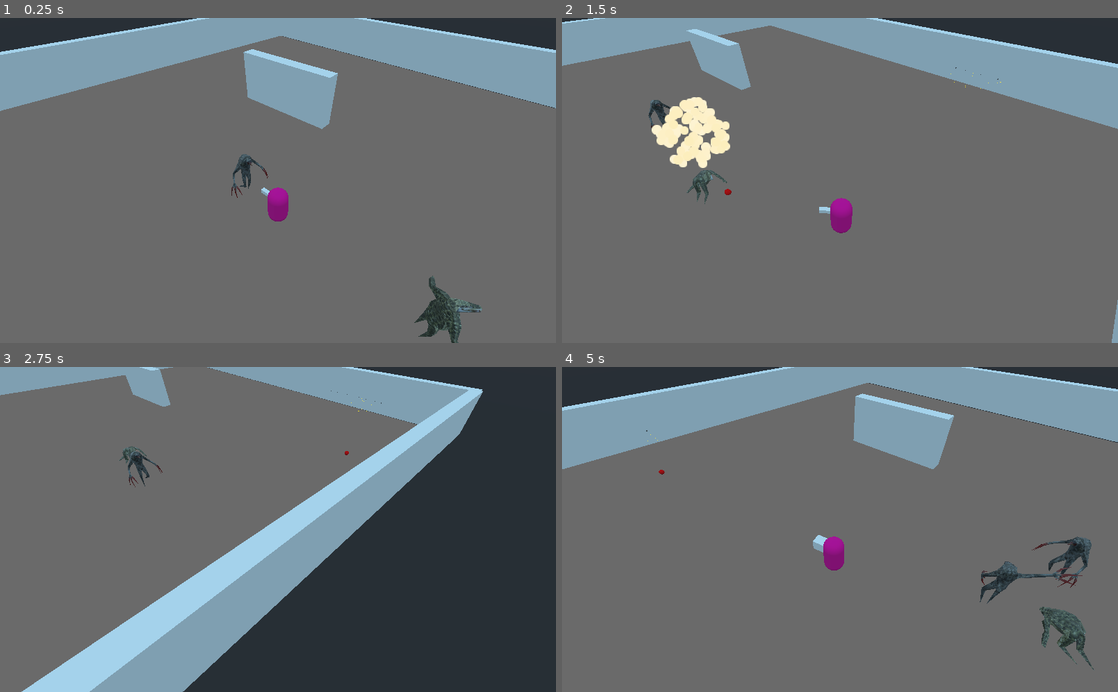
Above: before the commit, frames 1-4 (two rows, left to right).
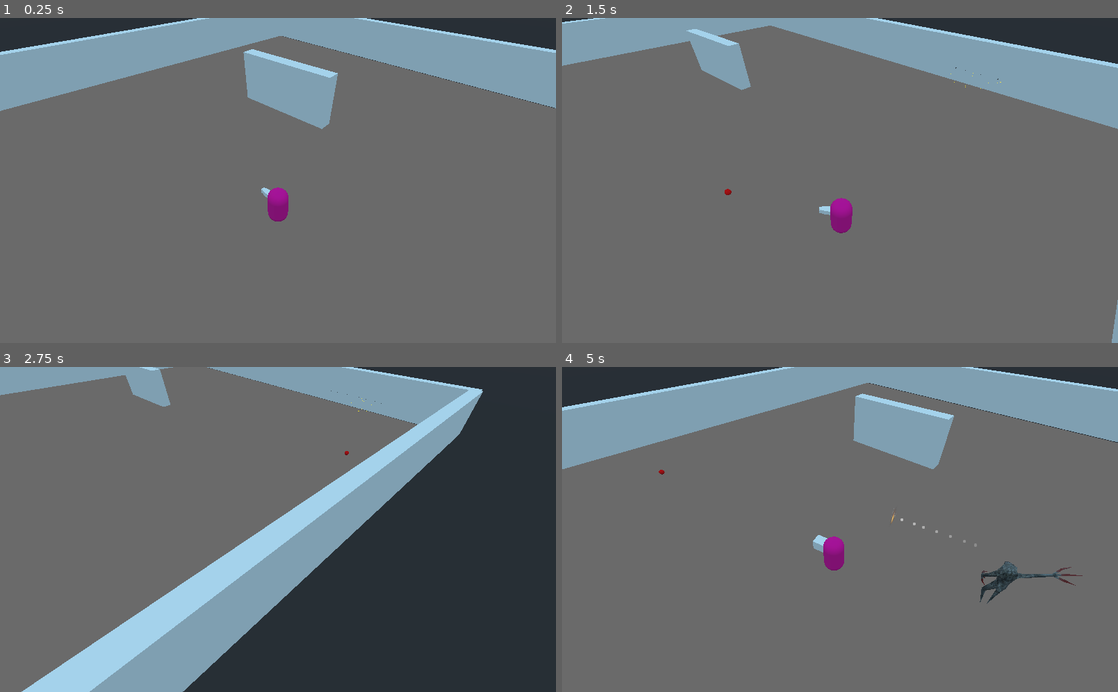
Above: after the commit, the same moments.

Repository: gusemil/topdownshooter3d-demo
Game: Godot game, scene res://scenes/World.tscn
The game is run twice, just before and just after one commit, with the same random seed, the same clock (stepped at 60 frames per second) and the same inputs.
Inputs (mouse positions are in pixels of both pictures, inside the frame that each line leads up to):
- Up to frame 1 (0.25 s): no input
- Up to frame 2 (1.5 s): move the mouse to (962, 164) at 0.52 s; press the mouse at (962, 164) at 0.53 s; hold D (move_right) 0.53-1.28 s; move the mouse to (728, 196) at 1.27 s; release the mouse at (728, 196) at 1.28 s; hold S (move_backward) from 1.28 s (still down); tap Space (dash) at 1.35 s
- Up to frame 3 (2.75 s): click (166, 545) at 1.55 s; move the mouse to (333, 458) at 2.02 s; release S (move_backward) at 2.03 s; press the mouse at (333, 458) at 2.03 s; hold D (move_right) from 2.03 s (still down)
- Up to frame 4 (5 s): move the mouse to (812, 594) at 2.77 s; release D (move_right) at 2.78 s; release the mouse at (812, 594) at 2.78 s; hold W (move_forward) 2.78-3.53 s; tap 1 (weapon1) at 2.85 s; click (812, 594) at 3.05 s; move the mouse to (1006, 578) at 3.52 s; press the mouse at (1006, 578) at 3.53 s; hold A (move_left) from 3.53 s (still down); tap 2 (weapon2) at 3.6 s; move the mouse to (673, 480) at 4.27 s; release the mouse at (673, 480) at 4.28 s; tap 3 (weapon3) at 4.35 s; click (673, 480) at 4.55 s

The runs differ from the first frame. In frame 1, 1.1% of the frame differs, in the area x 41-87%, y 41-100%; in frame 2, 2.2%, in the area x 15-49%, y 24-61%; in frame 3, 0.3%; in frame 4, 1.2%.

Commit message:
Shotgun and Rocket Launcher

Diff:
--- a/scenes/Player.tscn
+++ b/scenes/Player.tscn
@@ -1,10 +1,11 @@
-[gd_scene load_steps=13 format=2]
+[gd_scene load_steps=14 format=2]
 
 [ext_resource path="res://scripts/Player.gd" type="Script" id=1]
 [ext_resource path="res://scripts/WeaponManager.gd" type="Script" id=2]
 [ext_resource path="res://scenes/HitScanBulletSpawner.tscn" type="PackedScene" id=3]
 [ext_resource path="res://scripts/Weapon.gd" type="Script" id=4]
 [ext_resource path="res://scenes/HealthManager.tscn" type="PackedScene" id=5]
+[ext_resource path="res://scenes/ProjectileSpawner.tscn" type="PackedScene" id=6]
 
 [sub_resource type="CapsuleMesh" id=1]
 mid_height = 2.0
@@ -59,10 +60,8 @@
 
 [node name="Shotgun" type="Spatial" parent="WeaponManager/Weapons"]
 transform = Transform( 1, 0, 0, 0, 1, 0, 0, 0, 1, 0, -1.5, -1 )
-visible = false
 script = ExtResource( 4 )
 automatic_fire = true
-damage = 50
 fire_rate = 0.5
 
 [node name="ShotGunGraphics" type="MeshInstance" parent="WeaponManager/Weapons/Shotgun"]
@@ -75,6 +74,18 @@
 
 [node name="HitScanBulletSpawner" parent="WeaponManager/Weapons/Shotgun/BulletSpawners" instance=ExtResource( 3 )]
 transform = Transform( 1, 0, 2.84217e-14, 0, 1, 0, -2.84217e-14, 0, 1, 3.26697e-07, 0, 1.00262 )
+
+[node name="HitScanBulletSpawner4" parent="WeaponManager/Weapons/Shotgun/BulletSpawners" instance=ExtResource( 3 )]
+transform = Transform( 1, 0, 2.84217e-14, 0, 1, 0, -2.84217e-14, 0, 1, 3.26697e-07, 0.402894, 1.00262 )
+
+[node name="HitScanBulletSpawner5" parent="WeaponManager/Weapons/Shotgun/BulletSpawners" instance=ExtResource( 3 )]
+transform = Transform( 1, 0, 2.84217e-14, 0, 1, 0, -2.84217e-14, 0, 1, 3.26697e-07, -0.356979, 1.00262 )
+
+[node name="HitScanBulletSpawner2" parent="WeaponManager/Weapons/Shotgun/BulletSpawners" instance=ExtResource( 3 )]
+transform = Transform( 1, 0, 2.84217e-14, 0, 1, 0, -2.84217e-14, 0, 1, 0.506884, 0, 1.00262 )
+
+[node name="HitScanBulletSpawner3" parent="WeaponManager/Weapons/Shotgun/BulletSpawners" instance=ExtResource( 3 )]
+transform = Transform( 1, 0, 2.84217e-14, 0, 1, 0, -2.84217e-14, 0, 1, -0.405722, 0, 1.00262 )
 
 [node name="RocketLauncher" type="Spatial" parent="WeaponManager/Weapons"]
 transform = Transform( 1, 0, 0, 0, 1, 0, 0, 0, 1, 0, -1.5, -1 )
@@ -90,14 +101,13 @@
 mesh = SubResource( 3 )
 material/0 = null
 
-[node name="BulletSpawners" type="Spatial" parent="WeaponManager/Weapons/RocketLauncher"]
+[node name="ProjectileSpawners" type="Spatial" parent="WeaponManager/Weapons/RocketLauncher"]
 transform = Transform( -1, 0, 3.25841e-07, 0, 1, 0, -3.25841e-07, 0, -1, 0, 0, 0 )
 
-[node name="HitScanBulletSpawner" parent="WeaponManager/Weapons/RocketLauncher/BulletSpawners" instance=ExtResource( 3 )]
-transform = Transform( 1, 0, 2.84217e-14, 0, 1, 0, -2.84217e-14, 0, 1, 3.26697e-07, 0, 1.00262 )
+[node name="ProjectileSpawner" parent="WeaponManager/Weapons/RocketLauncher/ProjectileSpawners" instance=ExtResource( 6 )]
 
 [node name="FirePoint" type="Spatial" parent="WeaponManager"]
-transform = Transform( 1, 0, 0, 0, 1, 0, 0, 0, 1, 0, 0.660659, -0.761873 )
+transform = Transform( 1, 0, 0, 0, 1, 0, 0, 0, 1, 0, 0.660659, -1.13806 )
 
 [node name="CollisionShape" type="CollisionShape" parent="."]
 transform = Transform( 1, 0, 0, 0, -1.62921e-07, -1, 0, 1, -1.62921e-07, 0, 0, 0 )
--- a/scenes/RangedEnemy.tscn
+++ b/scenes/RangedEnemy.tscn
@@ -25,11 +25,8 @@
 
 [node name="Graphics" parent="." instance=ExtResource( 1 )]
 
-[node name="Skeleton" parent="Graphics/Armature" index="0"]
-bones/1/bound_children = [ NodePath("BoneAttachment") ]
-
 [node name="BoneAttachment" type="BoneAttachment" parent="Graphics/Armature/Skeleton" index="1"]
-transform = Transform( 1, 1.77636e-15, -2.38419e-07, -2.5024e-08, 0.994477, -0.104958, 2.37102e-07, 0.104958, 0.994477, 2.84689e-18, 1.20205, -0.042127 )
+transform = Transform( 1, 3.55271e-15, -2.38419e-07, -2.5024e-08, 0.994477, -0.104958, 2.37102e-07, 0.104958, 0.994477, 2.84689e-18, 1.20205, -0.042127 )
 bone_name = "body"
 
 [node name="Hitbox" parent="Graphics/Armature/Skeleton/BoneAttachment" instance=ExtResource( 2 )]
--- a/scenes/World.tscn
+++ b/scenes/World.tscn
@@ -1,10 +1,8 @@
-[gd_scene load_steps=12 format=2]
+[gd_scene load_steps=10 format=2]
 
-[ext_resource path="res://scenes/MeleeEnemy.tscn" type="PackedScene" id=1]
 [ext_resource path="res://scenes/Player.tscn" type="PackedScene" id=2]
 [ext_resource path="res://scripts/GameManager.gd" type="Script" id=3]
 [ext_resource path="res://scripts/WaveManager.gd" type="Script" id=4]
-[ext_resource path="res://scenes/RangedEnemy.tscn" type="PackedScene" id=5]
 
 [sub_resource type="SpatialMaterial" id=1]
 flags_unshaded = true
@@ -111,13 +109,3 @@
 
 [node name="NavigationMeshInstance" type="NavigationMeshInstance" parent="Navigation"]
 navmesh = SubResource( 6 )
-
-[node name="MeleeEnemy" parent="Navigation" instance=ExtResource( 1 )]
-transform = Transform( 3, 0, 0, 0, 3, 0, 0, 0, 3, 0, 0, -9 )
-turn_speed_per_second = 720.0
-move_acceleration = 10
-max_speed = 20
-attack_range = 4.5
-
-[node name="RangedEnemy" parent="Navigation" instance=ExtResource( 5 )]
-transform = Transform( 3, 0, 0, 0, 3, 0, 0, 0, 3, 0, 0, 14.0658 )
--- a/scripts/Enemy.gd
+++ b/scripts/Enemy.gd
@@ -5,7 +5,7 @@
 
 onready var animation_player = $Graphics/AnimationPlayer
 onready var health_manager = $HealthManager
-onready var damage_area = $AttackArea/DamageArea
+var damage_area
 export var is_melee : bool
 
 # Movement
@@ -85,6 +85,7 @@
 	attack_timer.one_shot = true
 	add_child(attack_timer)
 	if is_melee:
+		damage_area = $AttackArea/DamageArea
 		damage_area.set_damage(attack_damage)
 
 	health_manager.connect("dead", self, "death") #Kun healthmanagerin dead emitataan niin pelaajan death funktio aktivoituu
@@ -105,7 +106,7 @@
 		health_manager.take_damage(damage)
 
 		var pain = rng.randi_range(1,pain_chance)
-		print(pain, "/", pain_chance)
+		#print(pain, "/", pain_chance)
 		if pain == pain_chance:
 			set_state(STATE.PAIN)
 func disable_all_collisions():
--- a/scripts/Projectile.gd
+++ b/scripts/Projectile.gd
@@ -31,8 +31,10 @@
 func set_projectile_damage_on_hit(var _damage :int):
 	damage_on_hit = _damage
 func set_bodies_to_exclude(_bodies_to_exclude: Array):
-	for body in _bodies_to_exclude:
-		add_collision_exception_with(body)
+	print("Bodies to exclude projectile.gd ",_bodies_to_exclude)
+	for bodies in _bodies_to_exclude:
+		for body in bodies: #Two arrays? WTF?
+			add_collision_exception_with(body)
 
 func set_explosion_damage(var _damage: int):
 	explosion_damage = _damage
--- a/scripts/ProjectileSpawner.gd
+++ b/scripts/ProjectileSpawner.gd
@@ -18,6 +18,10 @@
 		#TODO: ROCKET
 		print("TODO ROCKET")
 
+func set_bodies_to_exclude(_bodies_to_exclude: Array):
+	print("Projectile spawner bodies to exclude: ", _bodies_to_exclude)
+	bodies_to_exclude = _bodies_to_exclude
+
 func fire_projectile():
 	#print("firing projectile!")
 	var projectile_instance = projectile_prefab.instance()
@@ -28,3 +32,5 @@
 	projectile_instance.set_projectile_speed(projectile_speed)
 	get_tree().get_root().add_child(projectile_instance)
 	projectile_instance.global_transform = global_transform
+
+	print("Excluded bodies: ", bodies_to_exclude)
--- a/scripts/Weapon.gd
+++ b/scripts/Weapon.gd
@@ -1,8 +1,10 @@
 extends Spatial
 
-onready var animation_player = $AnimationPlayer
-onready var bullet_spawners_base : Spatial = $BulletSpawners
-onready var bullet_spawners = $BulletSpawners.get_children()
+#onready var animation_player = $AnimationPlayer
+var bullet_spawners_base : Spatial
+var bullet_spawners : Array
+var projectile_spawners_base : Spatial
+var projectile_spawners : Array
 
 export var automatic_fire = false
 
@@ -29,9 +31,19 @@
 func init(_fire_point: Spatial, _collision_bodies_to_ignore: Array):
 	fire_point = _fire_point
 	collision_bodies_to_ignore = _collision_bodies_to_ignore
-	for bullet_spawner in bullet_spawners:
-		bullet_spawner.set_damage(damage)
-		bullet_spawner.set_bodies_to_exclude(collision_bodies_to_ignore)
+
+	if is_hitscan:
+		bullet_spawners_base = $BulletSpawners
+		bullet_spawners = bullet_spawners_base.get_children()
+		for bullet_spawner in bullet_spawners:
+			bullet_spawner.set_damage(damage)
+			bullet_spawner.set_bodies_to_exclude(collision_bodies_to_ignore)
+	else:
+		projectile_spawners_base = $ProjectileSpawners
+		projectile_spawners = projectile_spawners_base.get_children()
+		for projectile_spawner in projectile_spawners:
+			projectile_spawner.damage = damage
+			projectile_spawner.set_bodies_to_exclude(collision_bodies_to_ignore)
 
 func shoot(shoot_input_just_pressed: bool, shoot_input_held: bool):
 	if(!can_shoot):
@@ -49,11 +61,14 @@
 	if(ammo > 0):
 		ammo -= 1
 
-	var start_transform = bullet_spawners_base.global_transform
-	bullet_spawners_base.global_transform = fire_point.global_transform
-	for bullet_spawner in bullet_spawners:
-		bullet_spawner.fire()
-	bullet_spawners_base.global_transform = start_transform
+	if is_hitscan:
+		var start_transform = bullet_spawners_base.global_transform
+		bullet_spawners_base.global_transform = fire_point.global_transform
+		for bullet_spawner in bullet_spawners:
+			bullet_spawner.fire()
+		bullet_spawners_base.global_transform = start_transform
+	else:
+		shoot_projectile()
 	#anim_player.stop()
 	#anim_player.play("attack)
 	emit_signal("fired")
@@ -69,3 +84,10 @@
 func set_inactive():
 	#anim_player.play("idle")
 	hide()
+
+func shoot_projectile():
+	var start_transform = projectile_spawners_base.global_transform
+	projectile_spawners_base.global_transform = fire_point.global_transform
+	for projectile_spawner in projectile_spawners:
+		projectile_spawner.fire_projectile()
+	projectile_spawners_base.global_transform = start_transform
--- a/scripts/WeaponManager.gd
+++ b/scripts/WeaponManager.gd
@@ -37,7 +37,7 @@
 
 	for weapon in weapons:
 		if weapon.has_method("init"):
-			weapon.init(_fire_point, _collision_bodies_to_ignore)
+			weapon.init(_fire_point, [_collision_bodies_to_ignore])
 
 #	if current_weapon.has_method("set_active"):
 #		current_weapon.set_active()
